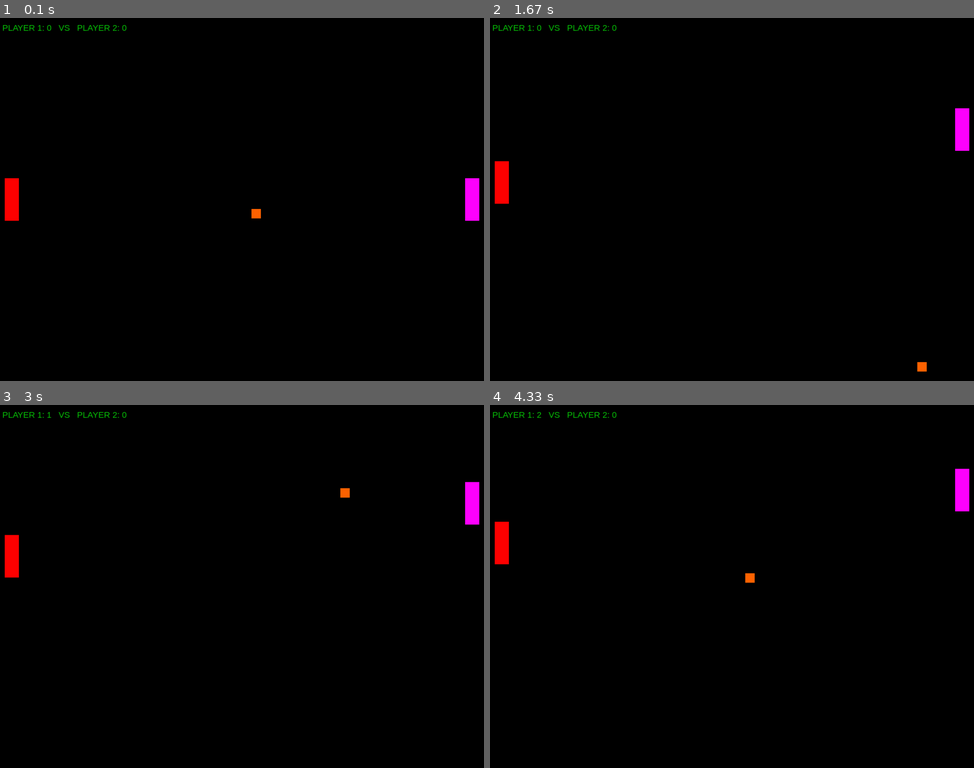
Above: before the commit, frames 1-4 (two rows, left to right).
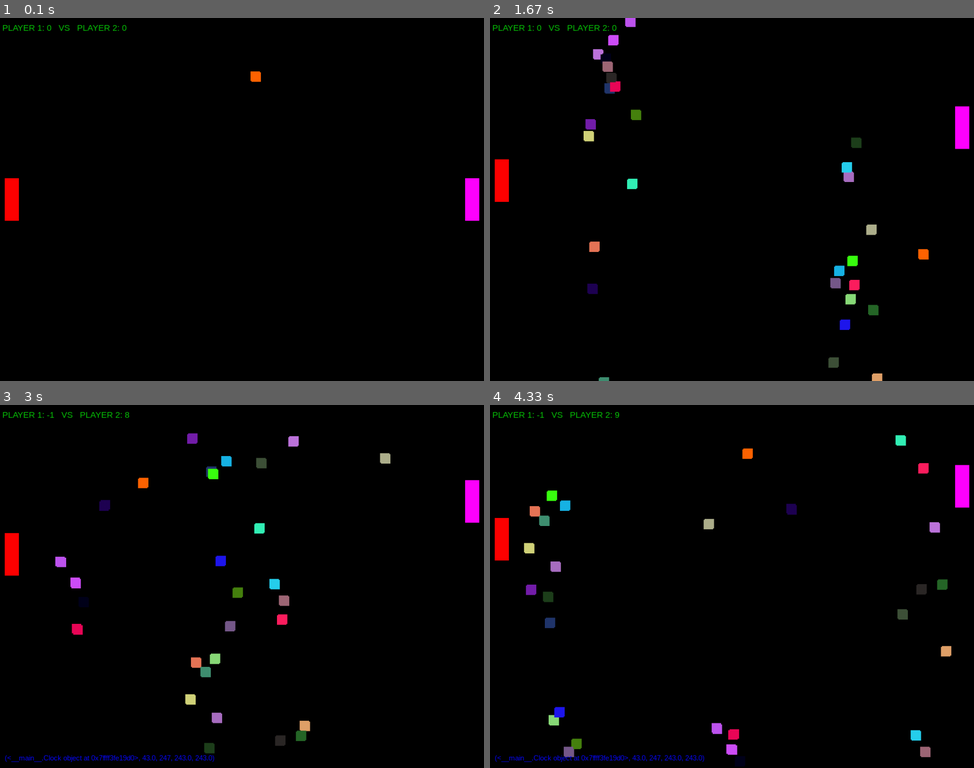
Above: after the commit, the same moments.

Repository: leonardoleandrodev/pygame
Game: pygame game, started from main.py
The game is run twice, just before and just after one commit, with the same random seed, the same clock (stepped at 60 frames per second) and the same inputs.
Inputs:
- Up to frame 1 (0.1 s): no input
- Up to frame 2 (1.67 s): hold N 0.33-0.8 s; hold Up 0.33-0.8 s; hold Up 0.83-1.3 s; hold W 0.83-1.3 s; hold Down 1.33-1.63 s; hold S 1.33-1.63 s
- Up to frame 3 (3 s): hold Up 1.67-2.03 s; hold W 1.67-2.03 s; hold Down 2.07-2.43 s; hold S 2.07-2.43 s; hold Up 2.47-2.77 s; hold W 2.47-2.77 s; hold Down from 2.8 s (still down); hold S from 2.8 s (still down)
- Up to frame 4 (4.33 s): release Down at 3.1 s; release S at 3.1 s; hold Up 3.13-3.5 s; hold W 3.13-3.5 s; hold Down 3.53-3.9 s; hold S 3.53-3.9 s; hold Up 3.93-4.23 s; hold W 3.93-4.23 s; hold Down from 4.27 s (still down); hold S from 4.27 s (still down)

The runs differ from the first frame. In frame 1, 0.1% of the frame differs, in the area x 51-54%, y 14-56%; in frame 2, 1.9%; in frame 3, 2.4%; in frame 4, 2.5%, in the area x 0-100%, y 1-100%.

Commit message:
add new ball function (press N)

Diff:
--- a/main.py
+++ b/main.py
@@ -4,11 +4,13 @@
 import random
 LARGURA_JANELA = 1024
 ALTURA_JANELA = 768
-FRAMES = 59
+FRAMES = 60
 run = True
 fm = 0
 db = ""
 pause = False
+
+lstBola = []
 class Jogador:
     tamanho = [30,90]
     posX = 0#posicao largura
@@ -40,7 +42,7 @@
 
     def posInicial(self):
         self.posX = (LARGURA_JANELA/2)
-        self.posY = (ALTURA_JANELA/2)
+        self.posY = random.randint(0,ALTURA_JANELA)
         self.moveLeft = bool(random.getrandbits(1))
         self.moveUp = bool(random.getrandbits(1))
         self.velocidade=2
@@ -94,6 +96,7 @@
 bola = Bola()
 bola.cor = (255,100,0)
 bola.posInicial()
+lstBola.append(bola)
 def debug(msg):
     global fontDebug
     text = fontDebug.render(msg, True, [10,10,255])
@@ -104,26 +107,35 @@
     txt = "PLAYER 1: {}   VS   PLAYER 2: {}".format(jg1.pontos,jg2.pontos)
     text = fontPainel.render(txt , True, [10,200,10])
     screen.blit(text, [5,10])
+
+
 def atualizar():
     global screen,run,jg1,jg2,bola,db,pause
-    bola.colisionWall()
+    for b in lstBola:
+        b.colisionWall()
+
     inputs()
-    if bola.posY+bola.tamanho[1] > jg1.posY and bola.posY < jg1.posY+jg1.tamanho[1]:
-        if bola.posX < jg1.posX+jg1.tamanho[0] and bola.posX+bola.tamanho[0] > jg1.posX:
-            bola.moveLeft = not bola.moveLeft
-            bola.posX+=7
-            bola.speedUp()
-            db = clock,bola.posX,bola.posY,jg1.posY,jg1.posY
-    if bola.posY+bola.tamanho[1] > jg2.posY and bola.posY < jg2.posY+jg1.tamanho[1]:
-        if bola.posX+bola.tamanho[0] > jg2.posX and bola.posX < jg2.posX+jg2.tamanho[0]:
-            bola.moveLeft = not bola.moveLeft
-            bola.posX-=7
-            bola.speedUp()
-            db = clock,bola.posX,bola.posY,jg2.posY,jg2.posY
+    for b in lstBola:
+        b.desenhar()
+        if b.posY+b.tamanho[1] > jg1.posY and b.posY < jg1.posY+jg1.tamanho[1]:
+            if b.posX < jg1.posX+jg1.tamanho[0] and b.posX+b.tamanho[0] > jg1.posX:
+                b.moveLeft = not b.moveLeft
+                b.posX+=7
+                b.speedUp()
+                db = clock,b.posX,b.posY,jg1.posY,jg1.posY
+                jg1.pontos-=2
+        if b.posY+b.tamanho[1] > jg2.posY and b.posY < jg2.posY+jg1.tamanho[1]:
+            if b.posX+b.tamanho[0] > jg2.posX and b.posX < jg2.posX+jg2.tamanho[0]:
+                b.moveLeft = not b.moveLeft
+                b.posX-=7
+                b.speedUp()
+                db = clock,b.posX,b.posY,jg2.posY,jg2.posY
+                jg2.pontos-=2
 
     jg1.velocidade = bola.velocidade*2
     jg2.velocidade = bola.velocidade*2
-    bola.move()
+    for b in lstBola:
+        b.move()
     debug("{}".format(db))
 
 
@@ -146,12 +158,19 @@
     if keys[K_ESCAPE] or keys[K_q]:
         run = False
 
-
+    if keys[K_n]:
+        print(len(lstBola))
+        if clock.get_fps() > 57:
+            bola = Bola()
+            bola.cor = (random.randint(1,255),random.randint(1,255),random.randint(1,255))
+            bola.posInicial()
+            lstBola.append(bola)
 
 def desenhar():
     jg1.desenhar()
     jg2.desenhar()
-    bola.desenhar()
+    for b in lstBola:
+        b.desenhar()
     painel()
 
 
